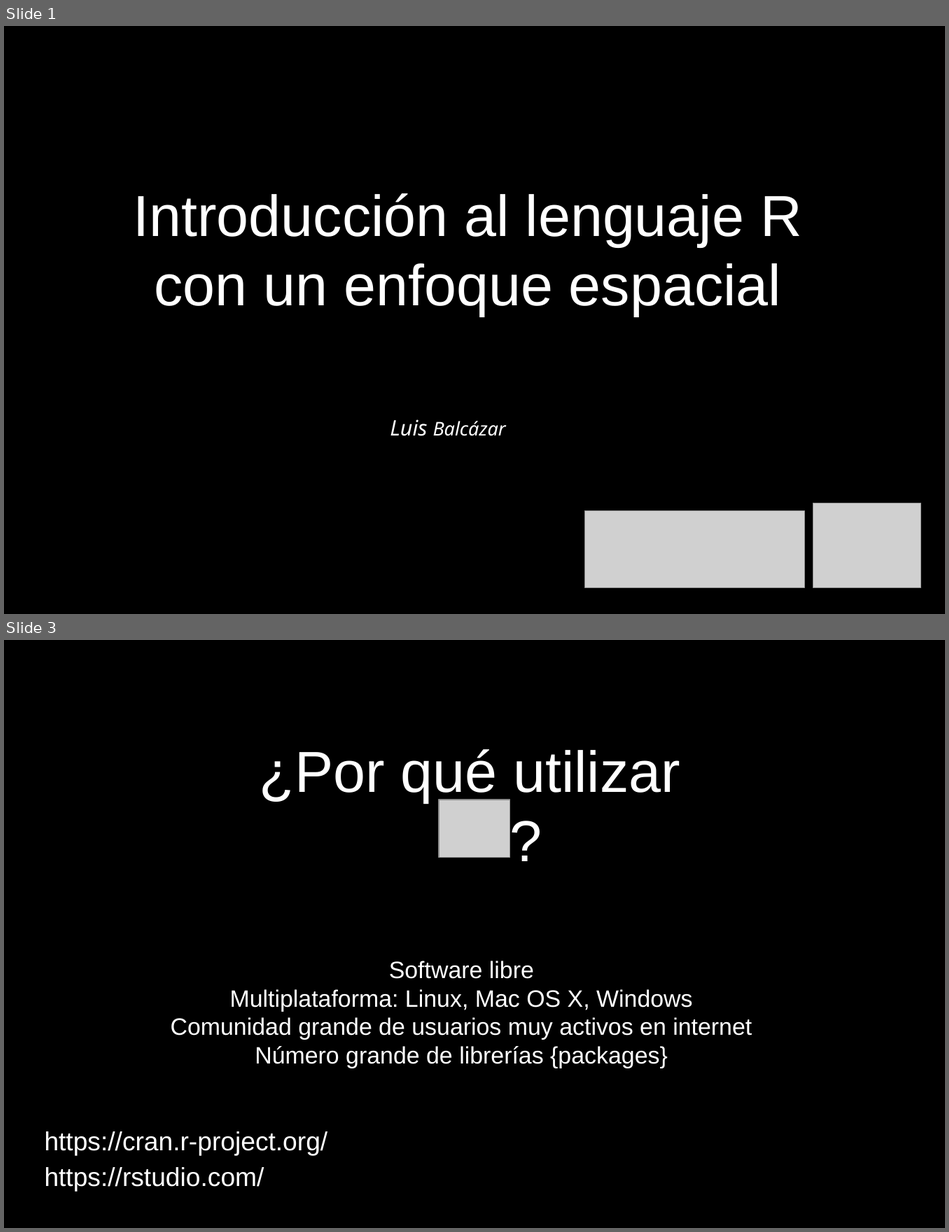
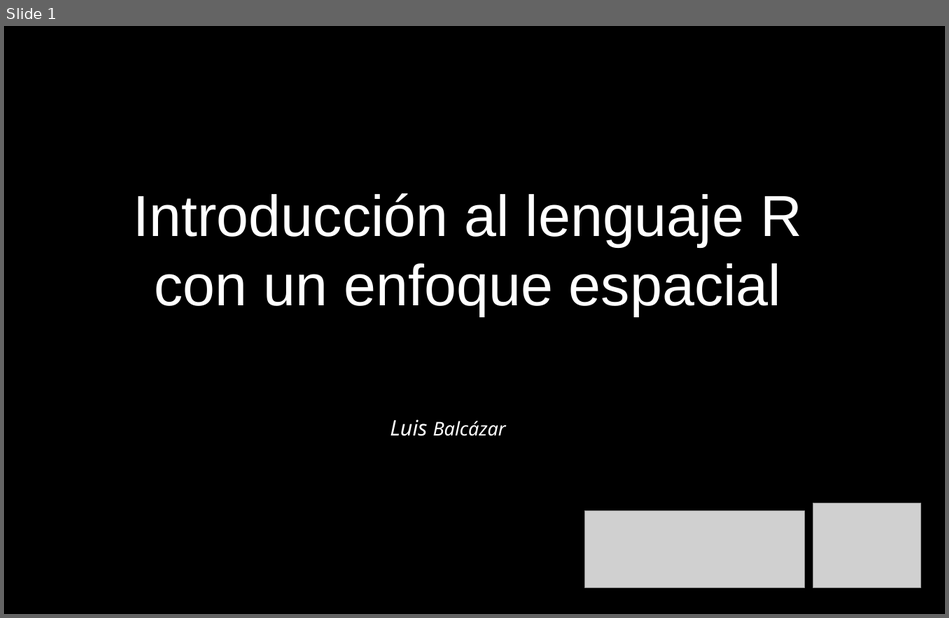
Before and after one commit to lebalcazar/R_IITCA, a slide deck: Presentacion/presentacion_01.odp. Shown one above the other, each under a label of ours: slides 1 and 3 before the commit, slide 1 after it; the slides between them are not shown. The pictures are 949x1232 and 949x618 pixels, drawn with LibreOffice and Linux fonts; fonts in the diff are those of the drawing; grey boxes stand for pictures. Boxes give left, top, right and bottom in pixels: in the first picture for what was removed or moved away, otherwise in the second. Text is boxed around its words. In the diff, an @@ line names an element or a change of style, - is before the commit and + after.

```diff
--- a/Presentacion/presentacion_01.odp
+++ b/Presentacion/presentacion_01.odp
@@ slide 3 removed at [4, 640, 945, 1228], background #000000 @@
@@ title removed at [259, 749, 680, 802] @@
-¿Por qué utilizar
-?
@@ picture removed at [439, 800, 510, 857] @@
@@ title removed at [171, 961, 752, 1068] @@
-Software libre
-Multiplataforma: Linux, Mac OS X, Windows
-Comunidad grande de usuarios muy activos en internet
-Número grande de librerías {packages}
@@ text removed at [45, 1131, 328, 1156] @@
-https://cran.r-project.org/
@@ text removed at [45, 1167, 264, 1191] @@
-https://rstudio.com/
```
Also in this commit, not shown: 2 slides changed, 1 slide added, 3 other files.
